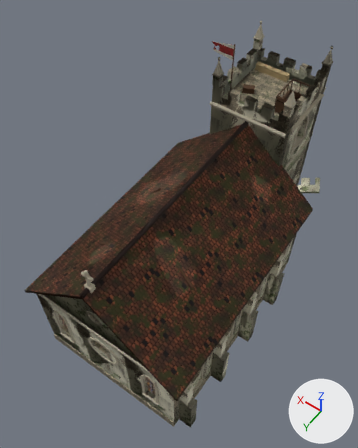
A saved change to the glTF model assets/kerk.glb.
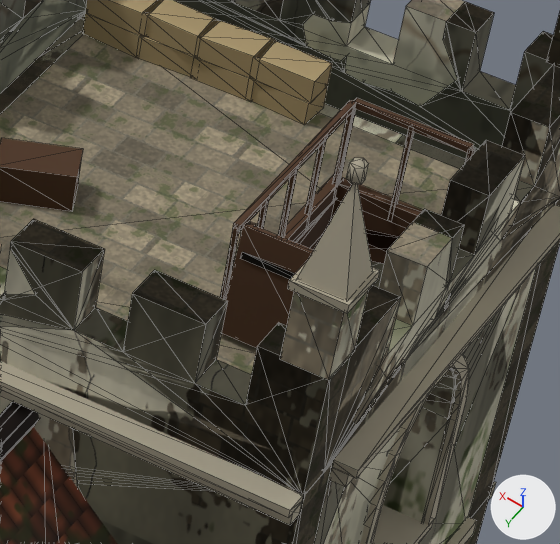
Old and new are each drawn whole from a 50 mm camera at (-10.0, 16.3, 30.1) aimed at (1.0, 1.0, 6.0) and again close up on the part from 68% to 90% of the width and 14% to 31% of the height. Arrows for +X, +Y and +Z are at lower right; the lights stay in place. The first two pictures are the older version. The close-ups show mesh edges as thin lines. Where no turn or scale is listed for an object, it has been applied to the vertices. Vertices at exactly the same position are counted once.

The first close-up shows 'Inrichting3', 'M2A0_heel', 'M2A0_kapot', 'M2W0_heel', 'M2W0_kapot', 'M3A0_heel', 'M3A0_kapot', 'M3V0_heel', 'M3V0_kapot', 'M3W0_heel', 'M3W0_kapot', 'TrapC', 'Vloer3_heel', 'Vloer3_kapot' and 9 more.
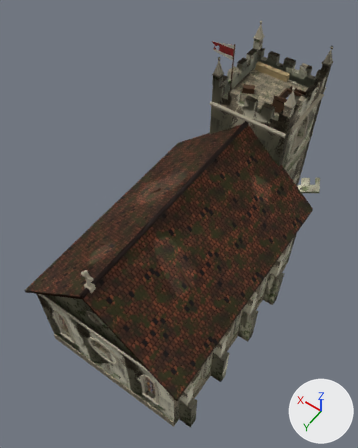
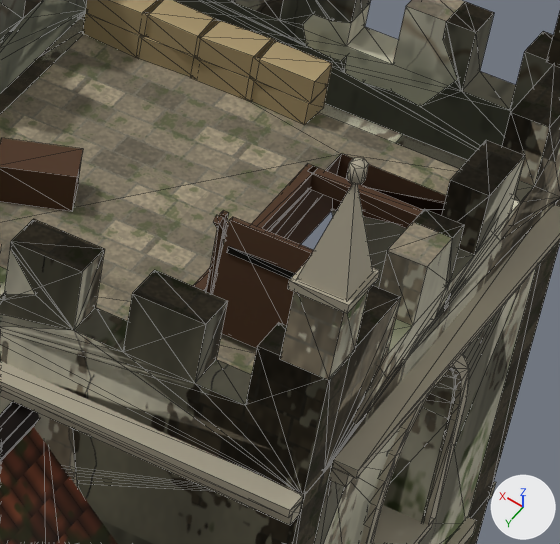
Where the newer file only moved an object's origin or applied its transform, the numbers keep the older frame.

What changed in the scene script:
```text
Change me_boom_004:
    used by ob_trapc; location = (-1.95, -7.5, 9.35)
    remove me_boom_004.from_pydata(...)  # 208 vertices, 312 faces; spans x -0.04..0.99, y -1.6..1.6, z -1.88..2.72
    add me_boom_004.from_pydata(...)  # 208 vertices, 312 faces; spans x -0.04..1.24, y -1.6..1.6, z -1.88..2.72
    me_boom_004 part 1: the loose piece of 8 vertices spanning x 0.92..0.98, y -1.52..1.52, z -0.92..2.72 is moved by (0.25, 0.0, 0.0)
    me_boom_004 part 2: the loose piece of 8 vertices spanning x 0.93..0.98, y 1.37..1.42, z 1.75..2.7 is moved by (0.25, 0.0, 0.0)
    other edits to the shape of me_boom_004 do not show in these pictures
Change me_rel_004:
    used by ob_inrichting3; location = (-0.92, -7.0, 12.05)
    remove me_rel_004.from_pydata(...)  # 247 vertices, 390 faces; spans x -1.13..4.22, y -2.13..1.72, z -0.95..2.65
    add me_rel_004.from_pydata(...)  # 167 vertices, 270 faces; spans x -1.13..4.22, y -2.13..1.72, z -0.95..2.65
    me_rel_004 part 3: the loose piece of 8 vertices spanning x -0.03..0.07, y -1.1..1.1, z -0.95..-0.79 is moved by (0.25, 0.0, 0.0)
    me_rel_004 part 4: the loose piece of 8 vertices spanning x -1.03..-0.08, y 1.01..1.19, z -0.9..0.1 is moved by (0.12, 0.0, 0.0)
    me_rel_004 part 5: the loose piece of 8 vertices spanning x -0.98..-0.13, y 1.04..1.12, z -0.18..-0.12 is moved by (0.12, 0.0, 0.0)
    me_rel_004 part 6: 10 loose pieces with 80 vertices, spanning x -1.1..0.03, y -1.06..1.02, z -0.95..0.03, are deleted
    me_rel_004 part 7: 4 vertices moved from x 0.02, y -1.1..-1.0, z -0.95..-0.79 to x 0.27, y -1.1..-1.0, z -0.95..-0.79
    other edits to the shape of me_rel_004 do not show in these pictures
Change me_vloer3_heel_001:
    where me_vloer3_heel_001.from_pydata(...)  # 16 vertices, 32 faces; spans x -2.15..2.15, y -9.15..-4.85, z 10.8..11.1
    used by ob_vloer3_heel; location = (0.0, 0.0, 0.0)
    me_vloer3_heel_001 part 8
    me_vloer3_heel_001.vertices[5].co: (-2.01, -8.0, 11.1) -> (-2.01, -8.6, 11.1)
    me_vloer3_heel_001.vertices[6].co: (-0.94, -6.0, 11.1) -> (-0.69, -6.0, 11.1)
    me_vloer3_heel_001.vertices[7].co: (-0.94, -8.0, 11.1) -> (-0.69, -8.6, 11.1)  # pixel (334, 199) -> pixel (341, 153)
    me_vloer3_heel_001.vertices[12].co: (-0.94, -6.0, 10.8) -> (-0.69, -6.0, 10.8)
    me_vloer3_heel_001.vertices[14].co: (-2.01, -8.0, 10.8) -> (-2.01, -8.6, 10.8)
    me_vloer3_heel_001.vertices[15].co: (-0.94, -8.0, 10.8) -> (-0.69, -8.6, 10.8)
Change me_vloer3_kapot_001:
    where me_vloer3_kapot_001.from_pydata(...)  # 56 vertices, 108 faces; spans x -2.15..2.15, y -9.15..-4.85, z 10.02..11.09
    used by ob_vloer3_kapot; location = (0.0, 0.0, 0.0)
    verts and faces of me_vloer3_kapot_001; kept vertices keep their numbers, new ones are numbered from 56
    before: 5 (-1.95, -8.0, 11.07), 6 (-0.9, -6.0, 10.86), 7 (-0.9, -8.0, 10.86), 52 (-0.96, -6.0, 10.56), 54 (-2.01, -8.0, 10.77)
    before: 55 (-0.96, -8.0, 10.56)
    me_vloer3_kapot_001 part 9
    add verts[5] = (-1.95, -8.6, 11.07)  # moved
    add verts[54] = (-2.01, -8.6, 10.77)  # moved
    add verts[6] = (-0.66, -6.0, 10.81)  # moved
    add verts[7] = (-0.66, -8.6, 10.81)  # moved
    add verts[52] = (-0.72, -6.0, 10.52)  # moved
    add verts[55] = (-0.72, -8.6, 10.52)  # moved, pixel (332, 210)
```

Changed parts and their boxes (x1, y1, x2, y2) in the close-ups (560 x 544 px; the box of a moved part takes in the faces that stretch with it):
'Vloer3_heel', reshaped
    before: (0, 14, 464, 374)
    after: (0, 13, 467, 374)
'Inrichting3', reshaped
    before: (0, 0, 475, 348)
    after: (0, 0, 423, 348)
'TrapC', reshaped (mostly hidden before)
    before: (241, 222, 256, 232)
    after: (206, 210, 229, 294)
part 1 of me_boom_004, moved or reshaped (not visible before)
    after: (213, 215, 228, 239)
part 2 of me_boom_004, moved or reshaped (mostly hidden before)
    before: (250, 222, 256, 226)
    after: (206, 210, 229, 294)
part 3 of me_rel_004, moved or reshaped
    before: (284, 174, 343, 242)
    after: (193, 164, 317, 291)
part 4 of me_rel_004, moved or reshaped
    before: (222, 222, 313, 348)
    after: (212, 217, 313, 348)
part 5 of me_rel_004, moved or reshaped
    before: (241, 252, 295, 279)
    after: (227, 246, 295, 279)
part 6 of me_rel_004, deleted
    before: (220, 98, 475, 299)
part 7 of me_rel_004, moved or reshaped
    before: (336, 177, 423, 228)
    after: (308, 166, 423, 228)
part 8 of me_vloer3_heel_001, moved or reshaped
    before: (0, 25, 464, 342)
    after: (0, 25, 467, 342)
part 9 of me_vloer3_kapot_001, moved or reshaped
    before: (310, 230, 398, 264)
    after: (284, 187, 444, 245)
